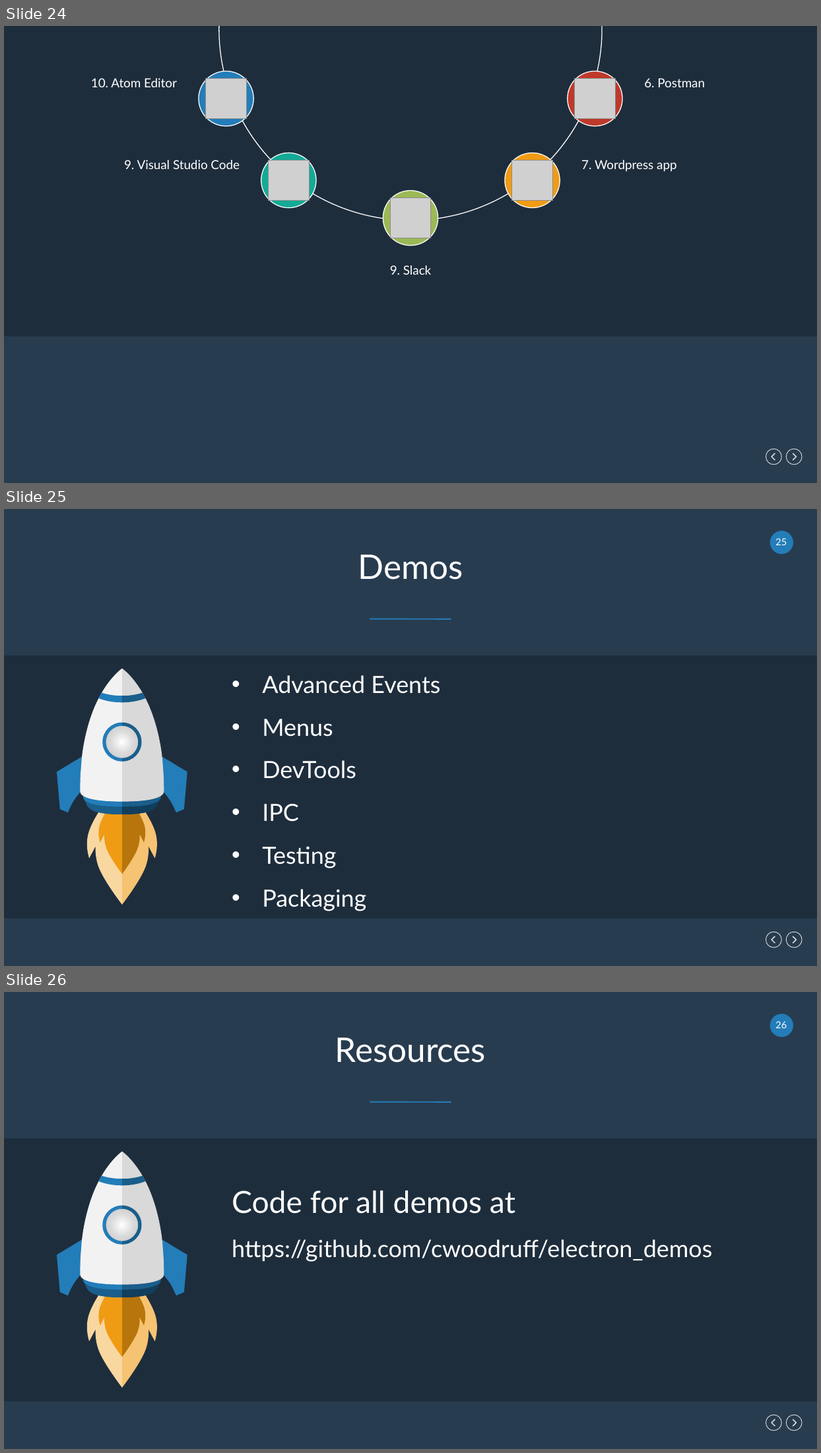
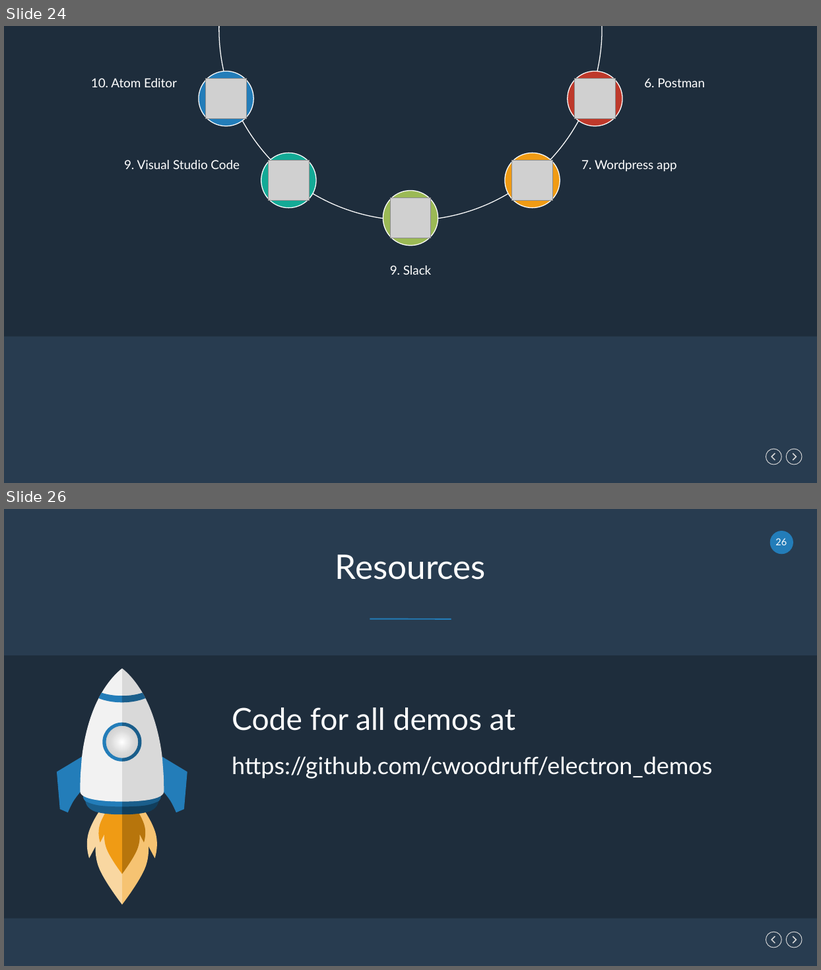
Before and after one commit to cwoodruff/electron_demos, a slide deck: Electron Desktop Development for Web Developers.pptx. Shown one above the other, each under a label of ours: slides 24, 25 and 26 before the commit, slides 24 and 26 after it; the slides between them are not shown. The pictures are 821x1453 and 821x970 pixels, drawn with LibreOffice and Linux fonts; fonts in the diff are those of the drawing; grey boxes stand for pictures. Boxes give left, top, right and bottom in pixels: in the first picture for what was removed or moved away, otherwise in the second. Text is boxed around its words. In the diff, an @@ line names an element or a change of style, - is before the commit and + after.

```diff
--- a/Electron Desktop Development for Web Developers.pptx
+++ b/Electron Desktop Development for Web Developers.pptx
@@ slide 25 removed at box(4, 509, 817, 966), background #283C50; not listed: 8 template elements that a slide beside it also shows @@
@@ text removed at box(358, 555, 463, 580) @@
-Demos
@@ text removed at box(262, 675, 440, 912) @@
-• Advanced Events
-• Menus
-• DevTools
-• IPC
-• Testing
-• Packaging
@@ group removed at box(57, 669, 187, 905): 16 freeform shapes, 1 ellipse @@
```
Also in this commit, not shown: 2 slides changed, 2 slides added, 1 other slide removed, 2 other files.
